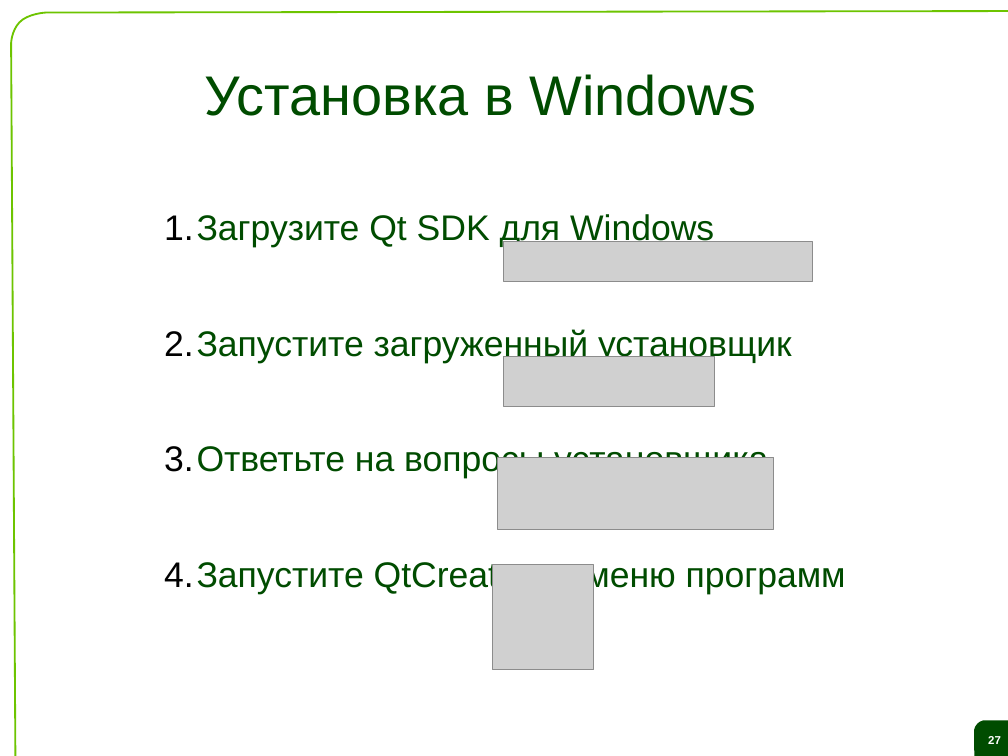
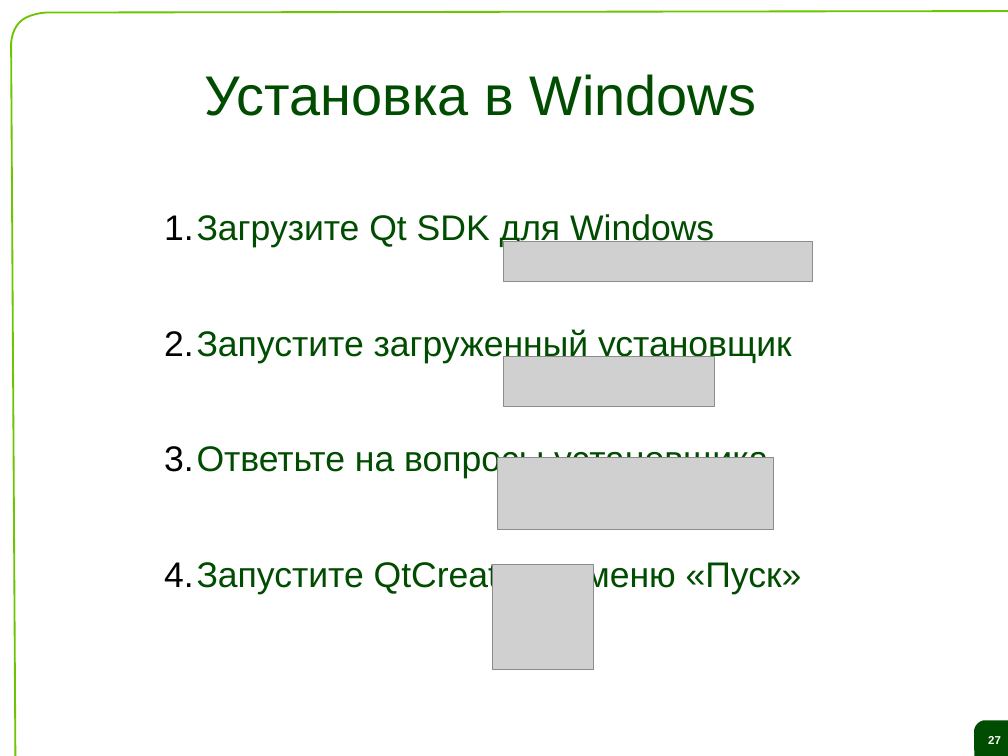
Before and after one commit to saa/qecm, a slide deck: slide 27 of Lectures and Exercises/L01 - The ideas behind Qt and a live demo/L1 Slides.odp. Drawn at 1008x756 pixels with LibreOffice and Linux fonts; fonts in the diff are those of the drawing; grey boxes stand for pictures; background and template pictures are left out. Boxes give left, top, right and bottom in pixels: in the first picture for what was removed or moved away, otherwise in the second. Text is boxed around its words. In the diff, an @@ line names an element or a change of style, - is before the commit and + after.

```diff
--- a/Lectures and Exercises/L01 - The ideas behind Qt and a live demo/L1 Slides.odp
+++ b/Lectures and Exercises/L01 - The ideas behind Qt and a live demo/L1 Slides.odp
@@ text at bbox=[164, 559, 802, 594]: text changed @@
-4. Запустите QtCreator из меню программ
+4. Запустите QtCreator из меню «Пуск»
```
Also in this commit, not shown: 13 other slides changed.
